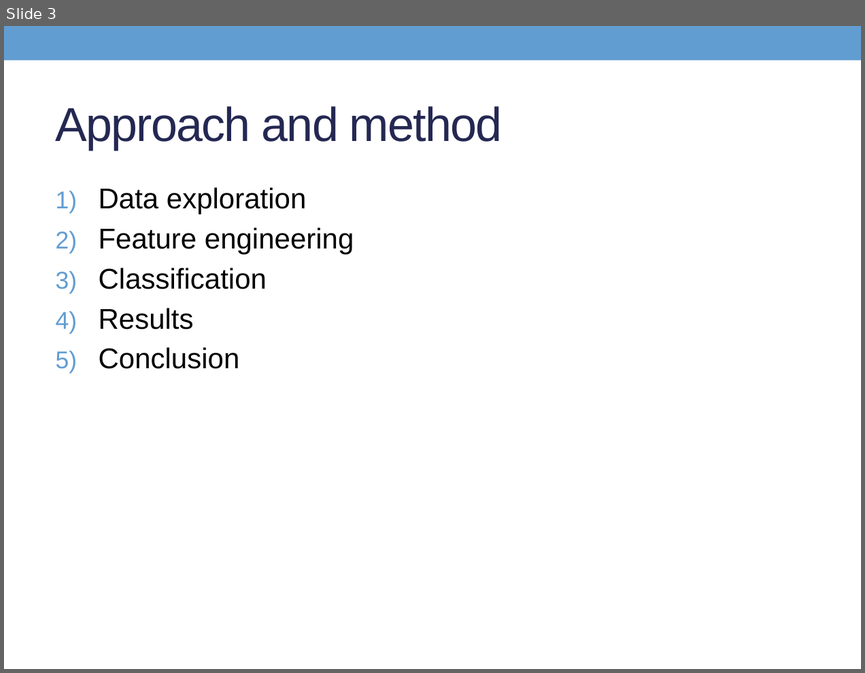
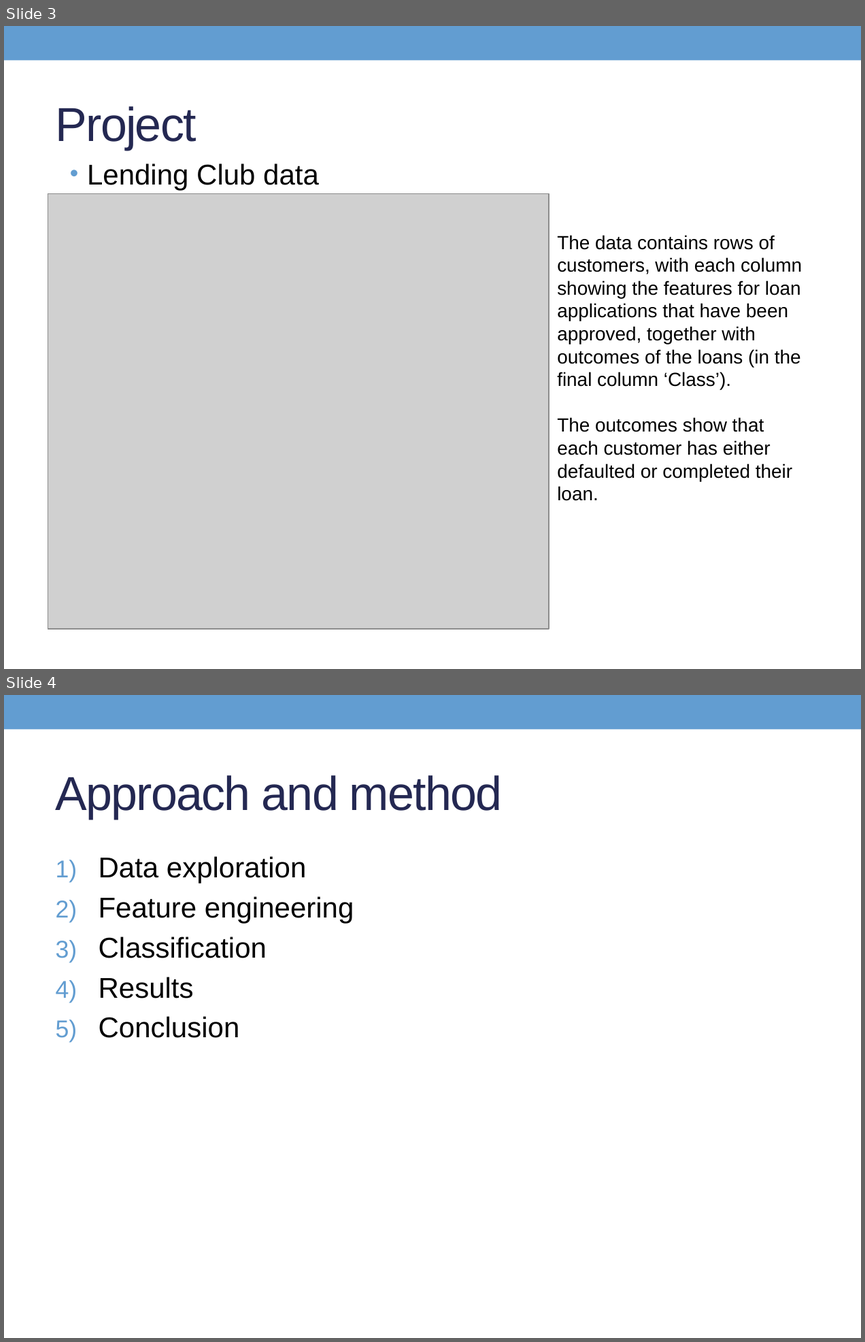
Before and after one commit to Son17/Data-Science-Projects, a slide deck: LG presentation.pptx. Shown one above the other, each under a label of ours: slide 3 before the commit, slides 3 and 4 after it. The pictures are 865x673 and 865x1342 pixels, drawn with LibreOffice and Linux fonts; fonts in the diff are those of the drawing; grey boxes stand for pictures. Boxes give left, top, right and bottom in pixels: in the first picture for what was removed or moved away, otherwise in the second. Text is boxed around its words. In the diff, an @@ line names an element or a change of style, - is before the commit and + after.

```diff
--- a/LG presentation.pptx
+++ b/LG presentation.pptx
@@ slide 3 added at [4,26,861,669], background #FFFFFF; not listed: 1 template element that a slide beside it also shows @@
@@ title added at [56,106,196,150], 40 pt, text #242852 @@
+Project
@@ text added at [87,163,802,501], 16 pt, text #000000 @@
+• Lending Club data
+The data contains rows of customers, with each column showing the features for loan applications that have been approved, together with outcomes of the loans (in the final column ‘Class’).
+The outcomes show that each customer has either defaulted or completed their loan.
@@ picture added at [48,193,549,628] @@
@@ what was slide 3 is now slide 4 @@
```
Also in this commit, not shown: 5 slides changed, 22 other slides added, 3 slides removed.
